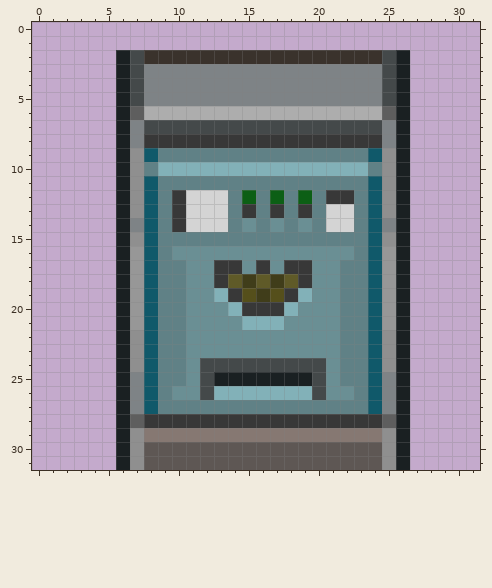
Two states of a pixel-art sprite, Resources/Textures/_RMC14/Structures/Machines/VendingMachines/snack.rsi/off.png. Above: the version before the commit.
The file is 32x32 pixels.
Once edited:
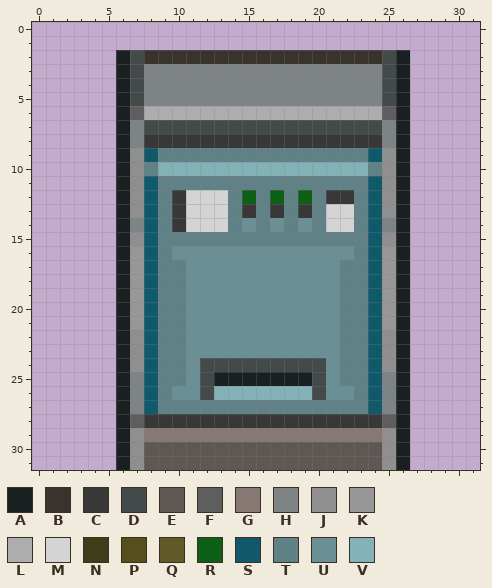
Palette (. is transparent): A #1a2022  B #3a322c  C #383838  D #44494a  E #5e5754  F #5e5e5e  G #867872  H #7e8386  J #8f8f8f  K #979797  L #adadad  M #d4d4d4  N #403d1a  P #554f1b  Q #5f5a28  R #0c5f15  S #10596a  T #608186  U #6a8f94  V #82b1b8
The exact change:
y 17: x 13..14 CC -> UU; x 16 C -> U; x 18..19 CC -> UU
y 18: x 13..19 CQNQNQC -> UUUUUUU
y 19: x 13..19 VCPNPCV -> UUUUUUU
y 20: x 14..18 VCCCV -> UUUUU
y 21: x 15..17 VVV -> UUU
